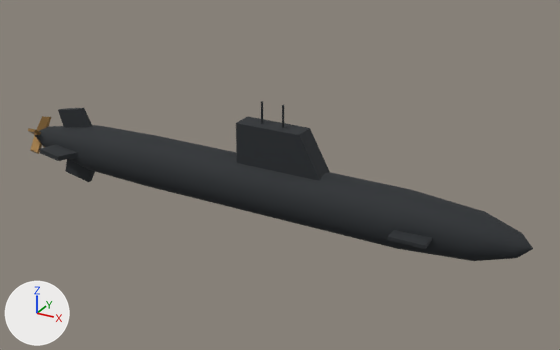
The glTF model assets/models/irn_ssm_ghadir.glb: old version first, new version second.
One viewpoint serves both versions: a 50 mm lens placed at (6.58, -10.63, 5.22), pointed at (0.61, 0.23, -0.21). Lighting does not change. The marker at lower left points along +X, +Y and +Z. The first picture is the older version. Vertices at exactly the same position are counted once.

Names of what the first picture shows: 'bronze', 'rubber'.
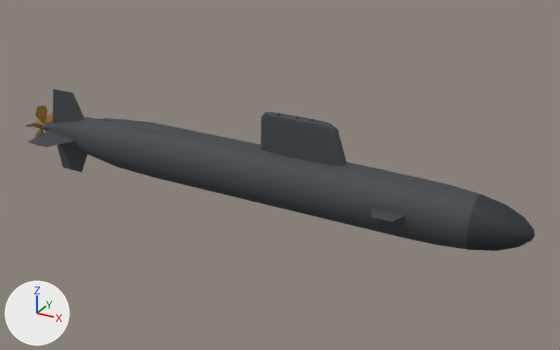
Pixel boxes (x1, y1, x2, y2) of what changed, in the pictures (560 x 350 px):
'rubber', reshaped (9% narrower)
    before: (35, 101, 533, 261)
    after: (28, 89, 480, 250)
'boot_topping', added
    after: (278, 114, 535, 251)
'bronze', reshaped
    before: (28, 116, 51, 154)
    after: (26, 105, 53, 146)
part 1 of me_rubber, rebuilt (12% narrower)
    before: (35, 125, 533, 261)
    after: (44, 118, 480, 250)
part 2 of me_rubber, rebuilt
    before: (236, 116, 330, 181)
    after: (260, 112, 347, 166)
part 3 of me_rubber, added
    after: (104, 118, 401, 179)
part 4 of me_rubber, added
    after: (57, 143, 87, 172)
part 5 of me_rubber, added
    after: (28, 130, 76, 147)
part 6 of me_rubber, added
    after: (53, 89, 85, 123)
part 7 of me_rubber, added
    after: (371, 208, 405, 222)
part 8 of me_rubber, deleted
    before: (261, 101, 263, 124)
part 9 of me_rubber, deleted
    before: (282, 105, 284, 128)
part 10 of me_rubber, deleted (black)
    before: (39, 144, 78, 161)
part 11 of me_rubber, deleted (black)
    before: (388, 230, 432, 249)
part 12 of me_rubber, deleted (black)
    before: (58, 108, 95, 182)
part 13 of me_bronze, rebuilt
    before: (28, 128, 41, 135)
    after: (35, 128, 43, 146)
part 14 of me_bronze, added
    after: (32, 121, 45, 130)
part 15 of me_bronze, built on
    before: (30, 116, 51, 154)
    after: (26, 105, 53, 131)

Diff of the bpy script that builds the scene:
```diff
--- a/assets/models/irn_ssm_ghadir.glb.py
+++ b/assets/models/irn_ssm_ghadir.glb.py
@@ me_rubber @@
-me_rubber.from_pydata(...)  # 218 vertices, 420 faces; spans x -5.0..5.0, y -0.77..0.77, z -1.16..1.16
-me_rubber.materials.append(mat_rubber)  # black #262a2e
+me_rubber.from_pydata(...)  # 836 vertices, 1590 faces; spans x -4.68..4.12, y -0.83..0.83, z -0.99..0.98
+# me_rubber part 1: the loose piece of 144 vertices spanning x -5.0..5.0, y -0.48..0.48, z -0.86..0.09 is rebuilt with 480 vertices and now spans x -4.68..4.12, y -0.47..0.47, z -0.66..0.33, in mat_submarine_coating (dark grey #404549)
+# me_rubber part 2: the loose piece of 10 vertices spanning x 0.0..1.6, y -0.19..0.19, z 0.02..0.77 is rebuilt with 128 vertices and now spans x 0.34..1.99, y -0.13..0.13, z 0.23..0.98, in mat_submarine_coating (dark grey #404549)
+# me_rubber part 3: a new loose piece of 96 vertices spanning x -3.06..3.82, y -0.2..0.2, z 0.21..0.34, in mat_submarine_coating (dark grey #404549)
+# me_rubber part 4: a new loose piece of 22 vertices spanning x -4.43..-3.45, y -0.03..0.03, z -0.99..-0.26, in mat_submarine_coating (dark grey #404549)
+# me_rubber part 5: a new loose piece of 22 vertices spanning x -4.43..-3.45, y -0.83..-0.09, z -0.19..-0.13, in mat_submarine_coating (dark grey #404549)
+# me_rubber part 6: a new loose piece of 22 vertices spanning x -4.43..-3.45, y -0.03..0.03, z -0.07..0.67, in mat_submarine_coating (dark grey #404549)
+# me_rubber part 7: a new loose piece of 22 vertices spanning x 2.59..3.18, y -0.77..-0.39, z -0.1..-0.05, in mat_submarine_coating (dark grey #404549)
+# me_rubber part 8: the loose piece of 16 vertices spanning x 0.38..0.42, y -0.02..0.02, z 0.77..1.16 is deleted
+# me_rubber part 9: the loose piece of 16 vertices spanning x 0.78..0.82, y -0.02..0.02, z 0.77..1.16 is deleted
+# me_rubber part 10: the loose piece of 12 vertices spanning x -4.2..-3.2, y -0.77..0.77, z -0.43..-0.34 is deleted
+# me_rubber part 11: the loose piece of 8 vertices spanning x 3.0..3.6, y -0.72..0.72, z -0.41..-0.36 is deleted
+# me_rubber part 12: 12 vertices removed from x -4.2..-3.2, y -0.04..0.04, z -1.16..0.39
+# other edits to the shape of me_rubber do not show in these pictures
+me_rubber.materials.append(mat_submarine_coating)  # dark grey #404549
@@ me_bronze @@
-me_bronze.from_pydata(...)  # 40 vertices, 60 faces; spans x -4.95..-4.6, y -0.348..0.41, z -0.785..0.013
+me_bronze.from_pydata(...)  # 132 vertices, 240 faces; spans x -5.0..-4.568, y -0.405..0.426, z -0.541..0.269
+# me_bronze part 13: the loose piece of 8 vertices spanning x -4.95..-4.6, y -0.348..0.016, z -0.409..-0.123 is rebuilt with 12 vertices and now spans x -4.842..-4.579, y -0.295..-0.018, z -0.506..-0.195
+# me_bronze part 14: a new loose piece of 72 vertices spanning x -5.0..-4.568, y -0.071..0.071, z -0.234..-0.091, in mat_bronze (brown #9f7c49)
+# me_bronze part 15
+# 16 vertices are removed from x -4.95..-4.6, y -0.348..0.153, z -0.65..0.013
+# 24 faces are deleted
+# 43 vertices are added at x -4.842..-4.579, y -0.395..0.426, z -0.541..0.269
+# 5 new vertices lie (0.01, -0.01, -0.03) away from vertices in x -4.777..-4.589, y -0.395..-0.045, z -0.131..0.019
+# 80 new faces join them
+# other edits to the shape of me_bronze do not show in these pictures
 me_bronze.materials.append(mat_bronze)
@@ ob_boot_topping @@
+ob_boot_topping = bpy.data.objects.new('boot_topping', me_boot_topping)  # 432 vertices, 794 faces; spans x -1.16..5.0, y -0.42..0.42, z -0.6..0.99; in mat_boot_topping (dark grey #262e32)
+ob_boot_topping.location = (0.0, 0.0, 0.0)
```
